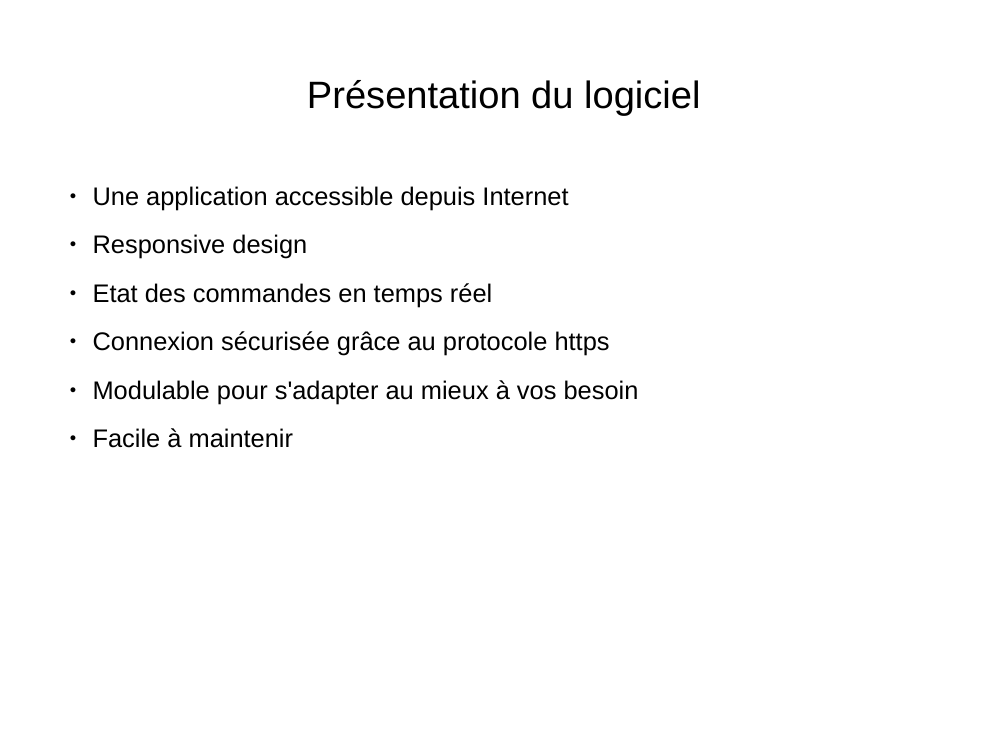
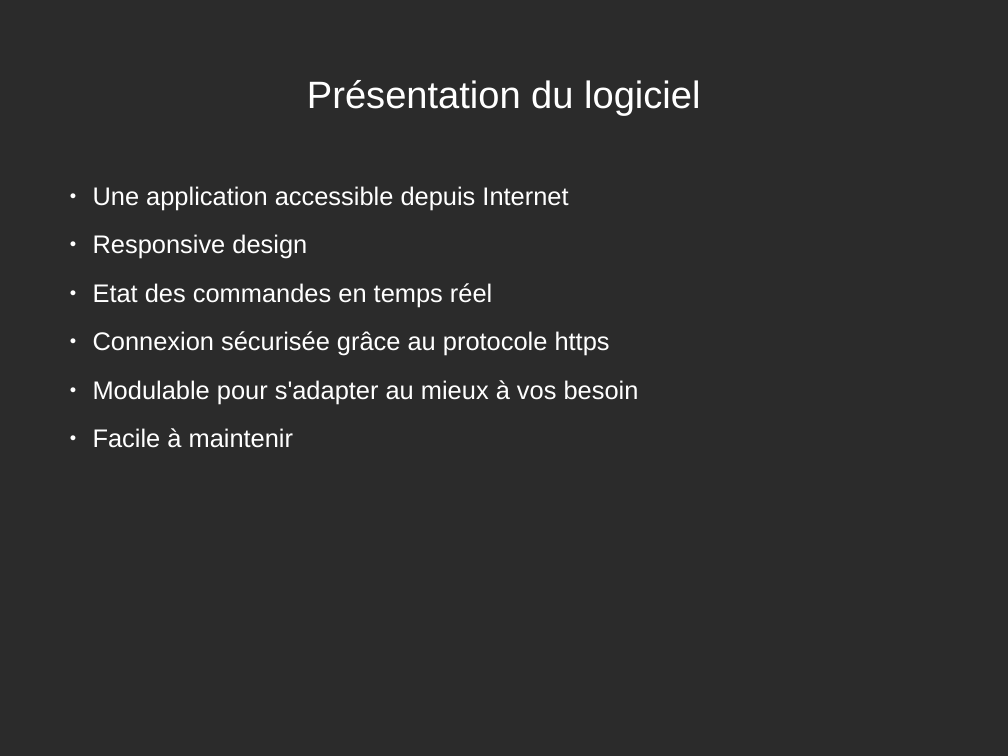
Before and after one commit to Hyperyon/p4-OCPizza, a slide deck: slide 2 of Présentation projet.odp. Drawn at 1008x756 pixels with LibreOffice and Linux fonts; fonts in the diff are those of the drawing; background and template pictures are left out; a plain dark background stands for a picture behind light text. Boxes give left, top, right and bottom in pixels: in the first picture for what was removed or moved away, otherwise in the second. Text is boxed around its words. In the diff, an @@ line names an element or a change of style, - is before the commit and + after.

```diff
--- a/Présentation projet.odp
+++ b/Présentation projet.odp
@@ background #FFFFFF to picture (left out) @@
@@ title "Présentation du logiciel" at [307, 80, 700, 116]: text colour #000000 to #FFFFFF @@
@@ text "Une application accessible depuis Internet" at [93, 186, 639, 448]: text colour #000000 to #FFFFFF; bullet colour #000000 to #FFFFFF @@
```
Also in this commit, not shown: 5 other slides changed, 1 slide removed, 9 other files.
